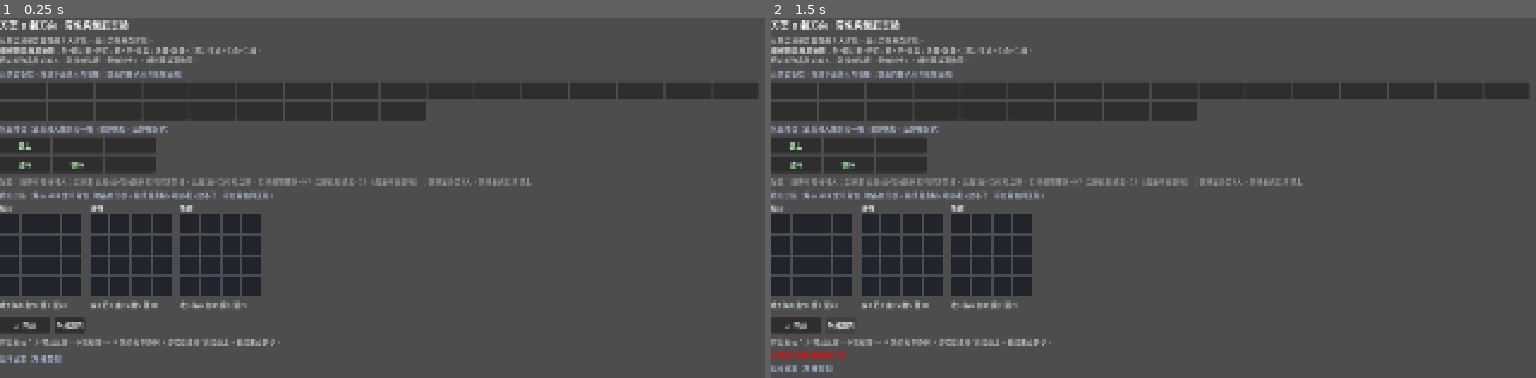
Above: before the commit, frames 1-2 (left to right).
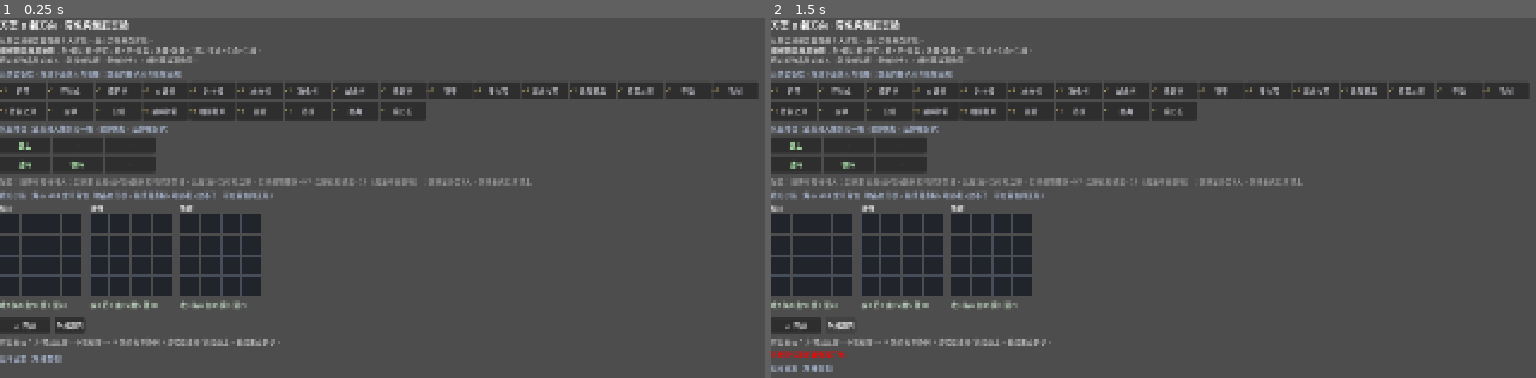
Above: after the commit, the same moments.

Repository: liyang29/Brave-Team
Game: Godot game, scene res://scenes/experiments/BackpackExperiment.tscn
Same seed, same stepped clock (60 frames per second), same inputs: the game is played once before the commit and once after it. This scene is started directly instead of the project's main scene.
Inputs:
- Up to frame 1 (0.25 s): no input
- Up to frame 2 (1.5 s): click "⚔ 开战" at 0.5 s; click "全部取回" at 1.25 s

The runs differ from the first frame. In frame 1, 1.1% of the frame differs, in the area x 0-98%, y 19-28%; in frame 2, 1.1%.

Commit message:
fix(ui): 公共装备栏物品名不显示（DragSlot 时序 bug）
- 根因：DragSlot._label/_badge 只在 _ready() 里建；上一轮给公共装备栏加合成按钮时
  把 _rebuild_pool() 改成先 set_display() 再 add_child()，此时节点未入树、_ready() 未触发，
  _label 仍是 null，set_display 的 if _label: 判空静默跳过，文字没写进去
- 修复根因而非调用顺序：DragSlot._label/_badge 改懒建（首次用到就建，不再依赖 _ready() 时机），
  不管调用方先 set_display 还是先 add_child 都不会丢字
- 顺手把 _rebuild_pool 里撞了内置函数名的变量 wrap 改名 entry_box
- 261/261 绿

Co-Authored-By: Claude Opus 4.8 <noreply@anthropic.com>

Diff:
--- a/scripts/ui/BackpackPrepPanel.gd
+++ b/scripts/ui/BackpackPrepPanel.gd
@@ -171,12 +171,12 @@
 		var n: int = int(_pool.get(item_id, 0))
 		if n <= 0:
 			continue
-		var wrap := HBoxContainer.new()
-		wrap.add_theme_constant_override("separation", 2)
+		var entry_box := HBoxContainer.new()
+		entry_box.add_theme_constant_override("separation", 2)
 		var slot := _new_slot("pool", item_id, Vector2(110, 44))
 		slot.set_display(Backpack.item_name(item_id), Backpack.tier_color(Backpack.item_tier(item_id)), "×%d" % n)
 		slot.tooltip_text = Backpack.item_tooltip(item_id)
-		wrap.add_child(slot)
+		entry_box.add_child(slot)
 		if n >= 2 and Backpack.is_mergeable(item_id):
 			var result: String = Backpack.merge_result(item_id)
 			if result != "":
@@ -187,8 +187,8 @@
 				merge_btn.pressed.connect(func():
 					merge_pool_item(item_id)
 					refresh())
-				wrap.add_child(merge_btn)
-		_pool_box.add_child(wrap)
+				entry_box.add_child(merge_btn)
+		_pool_box.add_child(entry_box)
 
 
 func _stat_text(entry: Dictionary, fs: Dictionary) -> String:
--- a/scripts/ui/DragSlot.gd
+++ b/scripts/ui/DragSlot.gd
@@ -22,6 +22,15 @@
 
 func _ready() -> void:
 	mouse_filter = Control.MOUSE_FILTER_STOP
+	_ensure_children()
+
+
+## 懒建子节点：不依赖 _ready() 的时机——调用方可能在把本节点 add_child 进树【之前】
+## 就调 set_display()（比如批量构建时先设值再挂树），_label 若只在 _ready() 建，
+## 那种时序下会静默丢字（_label 还是 null，set_display 的 if _label: 直接跳过）。
+func _ensure_children() -> void:
+	if _label:
+		return
 	_label = Label.new()
 	_label.set_anchors_preset(Control.PRESET_FULL_RECT)
 	_label.horizontal_alignment = HORIZONTAL_ALIGNMENT_CENTER
@@ -39,11 +48,10 @@
 
 
 func set_display(text: String, color: Color, badge: String = "") -> void:
-	if _label:
-		_label.text = text
-		_label.modulate = color
-	if _badge:
-		_badge.text = badge
+	_ensure_children()
+	_label.text = text
+	_label.modulate = color
+	_badge.text = badge
 
 
 # ── Godot 拖放三虚函数 ────────────────────────────────────────────────────────
